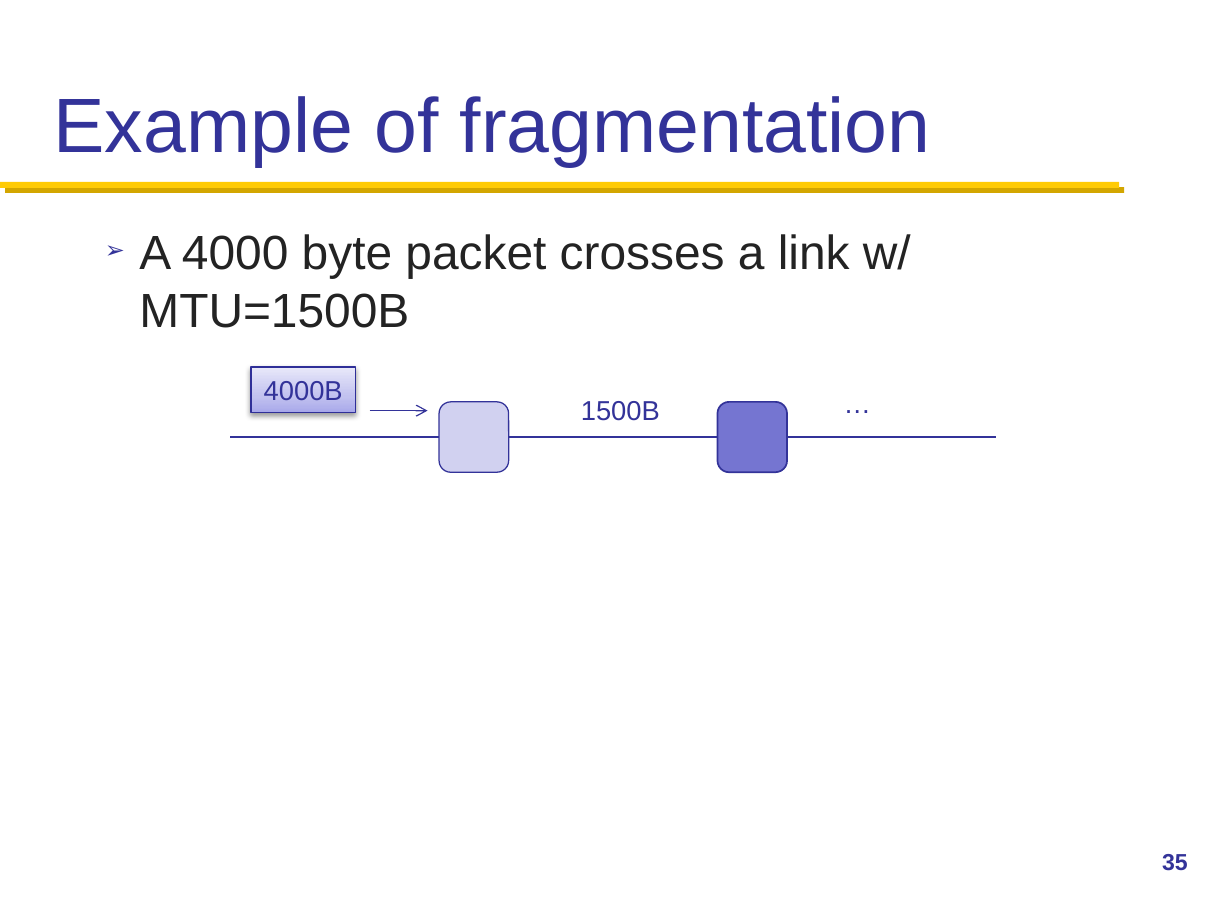
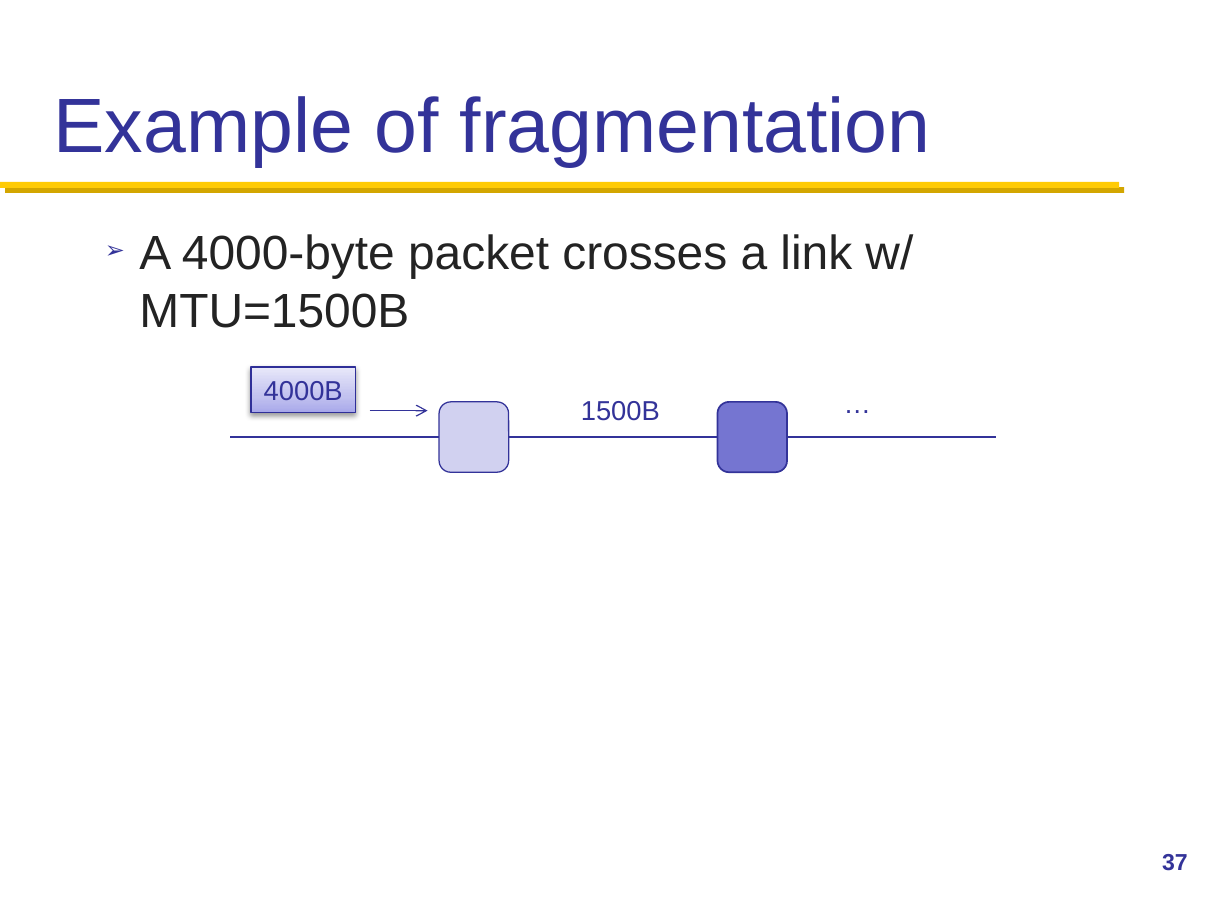
Before and after one commit to henryhxu/CSCI4430-ESTR4120, a slide deck: slide 37 of lec/lec10.pptx (slide 35 before the commit). Drawn at 1232x924 pixels with LibreOffice and Linux fonts; fonts in the diff are those of the drawing; background and template pictures are left out. Boxes give left, top, right and bottom in pixels: in the first picture for what was removed or moved away, otherwise in the second. Text is boxed around its words. In the diff, an @@ line names an element or a change of style, - is before the commit and + after.

```diff
--- a/lec/lec10.pptx
+++ b/lec/lec10.pptx
@@ text at (139,234,913,328): text changed @@
-➢ A 4000 byte packet crosses a link w/ MTU=1500B
+➢ A 4000-byte packet crosses a link w/ MTU=1500B
@@ page number at (1162,854,1188,871): text changed @@
-35
+37
```
Also in this commit, not shown: 12 other slides changed, 2 slides added.
